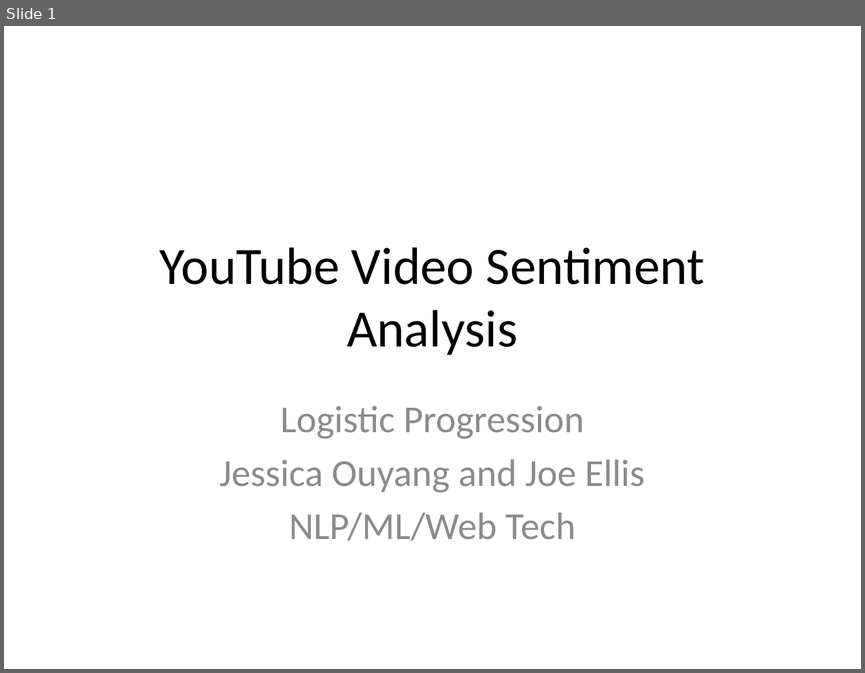
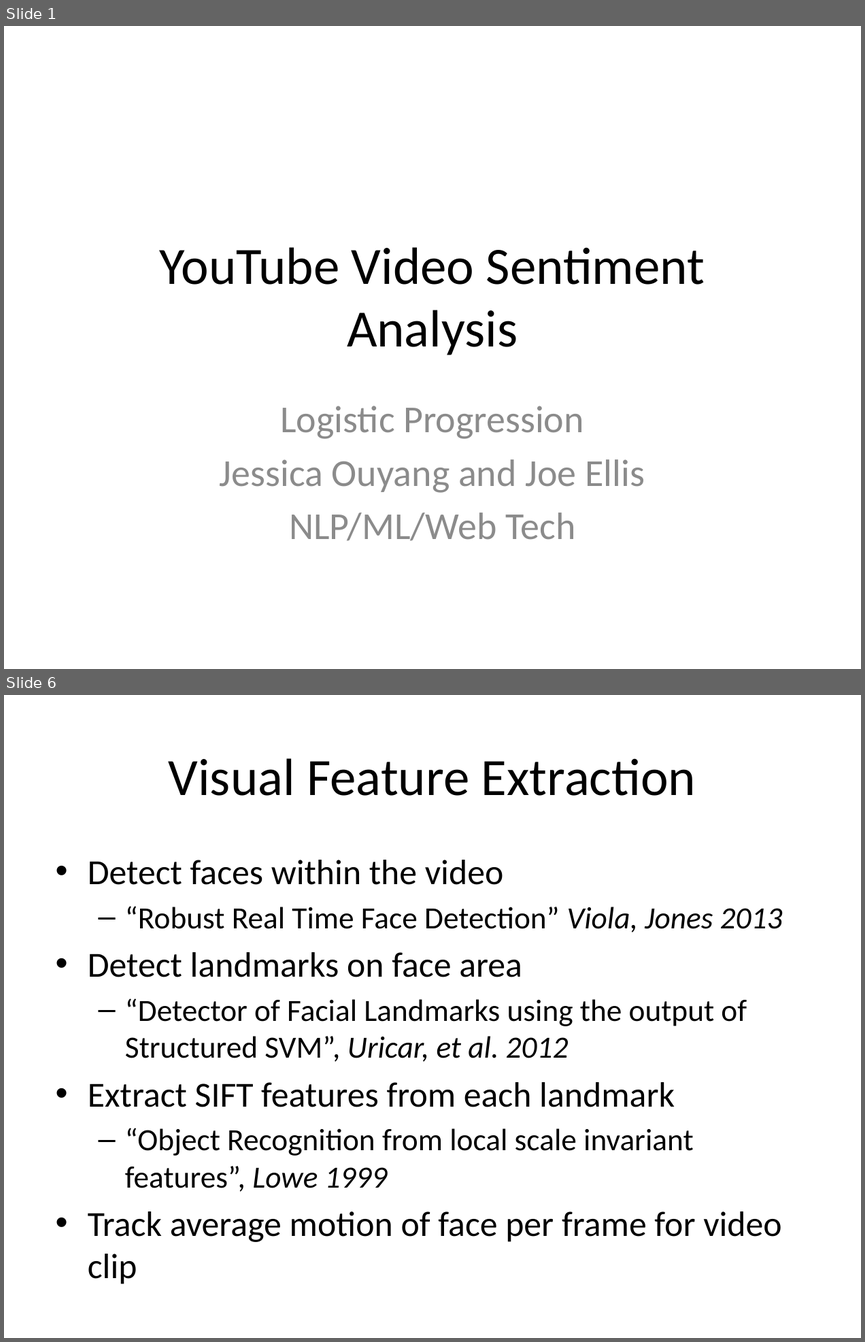
Before and after one commit to jellis505/LogisticProgression, a slide deck: Project/presentation/FinalPres.pptx. Shown one above the other, each under a label of ours: slide 1 before the commit, slides 1 and 6 after it; the slides between them are not shown. The pictures are 865x673 and 865x1342 pixels, drawn with LibreOffice and Linux fonts; fonts in the diff are those of the drawing. Boxes give left, top, right and bottom in pixels: in the first picture for what was removed or moved away, otherwise in the second. Text is boxed around its words. In the diff, an @@ line names an element or a change of style, - is before the commit and + after.

Commit message:
Added the presentation but still need to add video files

```diff
--- a/Project/presentation/FinalPres.pptx
+++ b/Project/presentation/FinalPres.pptx
@@ slide 6 added at [4, 695, 861, 1338], background #FFFFFF @@
@@ title added at [169, 758, 696, 796], 44 pt, text #000000 @@
+Visual Feature Extraction
@@ text added at [88, 860, 783, 1284], 25.9 pt, text #000000 @@
+• Detect faces within the video
+  – “Robust Real Time Face Detection” Viola, Jones 2013
+• Detect landmarks on face area
+  – “Detector of Facial Landmarks using the output of Structured SVM”, Uricar, et al. 2012
+• Extract SIFT features from each landmark
+  – “Object Recognition from local scale invariant features”, Lowe 1999
+• Track average motion of face per frame for video clip
```
Also in this commit, not shown: 7 other slides added.
